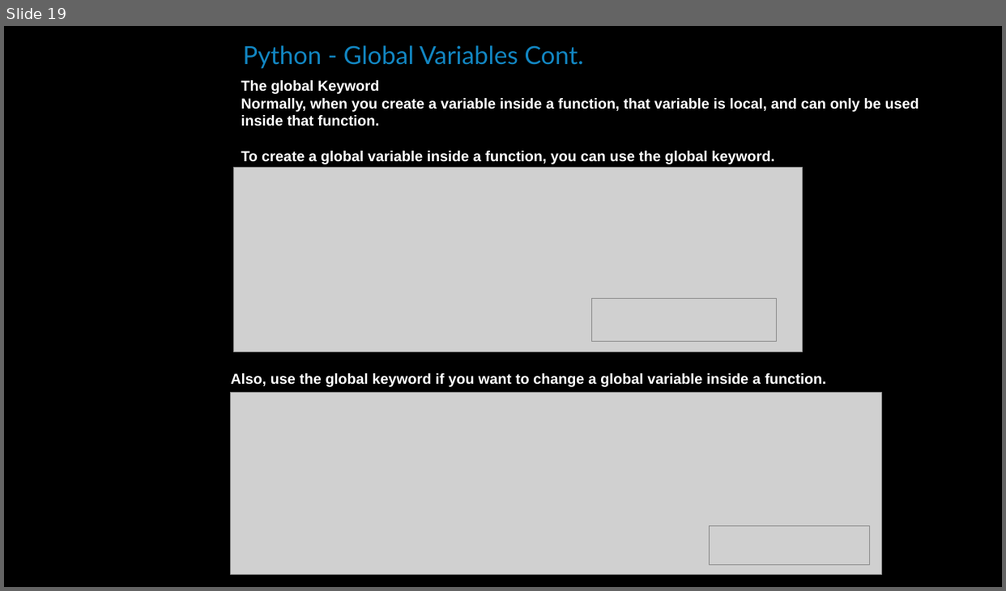
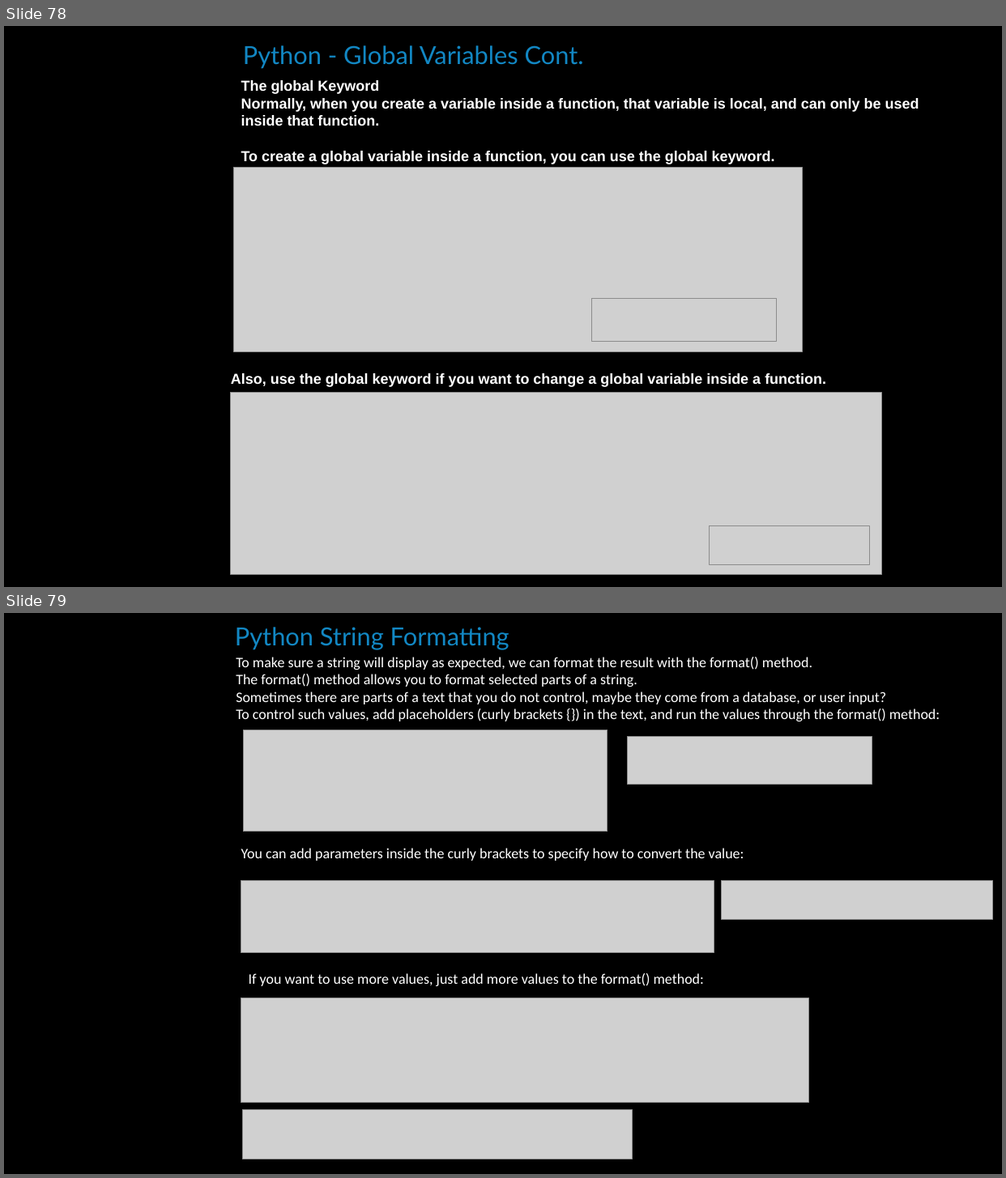
Before and after one commit to simon-pikalov/Ariel_OOP_2020, a slide deck: Classes/week_09/TA/simon_group/oop9.pptx. Shown one above the other, each under a label of ours: slide 19 before the commit, slides 78 and 79 after it. The pictures are 1006x591 and 1006x1178 pixels, drawn with LibreOffice and Linux fonts; fonts in the diff are those of the drawing; grey boxes stand for pictures; background and template pictures are left out. Boxes give left, top, right and bottom in pixels: in the first picture for what was removed or moved away, otherwise in the second. Text is boxed around its words. In the diff, an @@ line names an element or a change of style, - is before the commit and + after.

```diff
--- a/Classes/week_09/TA/simon_group/oop9.pptx
+++ b/Classes/week_09/TA/simon_group/oop9.pptx
@@ slide 79 added at (x1=4, y1=613, x2=1002, y2=1174), background #000000 @@
@@ text added at (x1=235, y1=627, x2=509, y2=650), 24 pt, text #1287C3 @@
+Python String Formatting
@@ text added at (x1=236, y1=657, x2=940, y2=722), 14 pt, text #FFFFFF @@
+To make sure a string will display as expected, we can format the result with the format() method.
+The format() method allows you to format selected parts of a string.
+Sometimes there are parts of a text that you do not control, maybe they come from a database, or user input?
+To control such values, add placeholders (curly brackets {}) in the text, and run the values through the format() method:
@@ picture added at (x1=243, y1=730, x2=607, y2=832) @@
@@ picture added at (x1=628, y1=736, x2=872, y2=784) @@
@@ text added at (x1=241, y1=848, x2=744, y2=861), 14 pt, text #FFFFFF @@
+You can add parameters inside the curly brackets to specify how to convert the value:
@@ picture added at (x1=241, y1=881, x2=714, y2=954) @@
@@ picture added at (x1=721, y1=881, x2=993, y2=920) @@
@@ text added at (x1=249, y1=973, x2=704, y2=986), 14 pt, text #FFFFFF @@
+If you want to use more values, just add more values to the format() method:
@@ picture added at (x1=241, y1=999, x2=809, y2=1103) @@
@@ picture added at (x1=242, y1=1110, x2=632, y2=1160) @@
@@ what was slide 19 is now slide 78 @@
```
Also in this commit, not shown: 3 slides changed, 20 other slides added, 3 slides removed, 3 other files.
